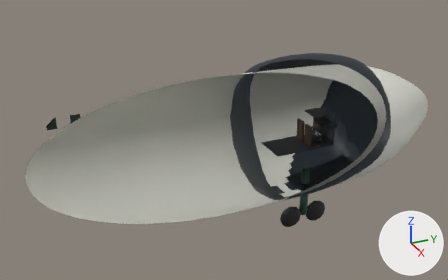
The glTF model public/assets/aeronaves/jaz-120.glb: old version first, new version second.
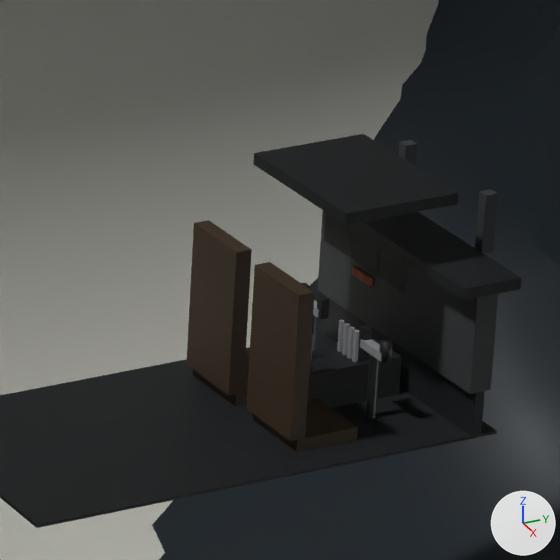
Each version is shown from a 50 mm camera at (22.4, 12.86, 11.44) aimed at (-1.49, 23.61, -0.5), then close up on the part from 61% to 77% of the width and 32% to 57% of the height. The lights are fixed; the arrows at lower right show +X, +Y and +Z. The last two pictures show the newer version. Everything nearer to the camera than a plane just in front of the edit is cut away. Where no turn or scale is listed for an object, it has been applied to the vertices. Vertices at exactly the same position are counted once.

The scene before the commit, as lines of its bpy script (objects in view):
```python
ob_asiento = bpy.data.objects.new('asiento', me_cube_129)
ob_asiento.location = (-0.34, 0.0, 0.0)
ob_asiento_1 = bpy.data.objects.new('asiento-1', me_cube_131)
ob_asiento_1.location = (0.34, 0.0, 0.0)
ob_cuerno_0_34 = bpy.data.objects.new('cuerno-0.34', me_cube_136)
ob_cuerno_0_34.location = (0.0, 0.0, 0.0)
ob_cuerno__0_34 = bpy.data.objects.new('cuerno--0.34', me_cube_133)
ob_cuerno__0_34.location = (0.0, 0.0, 0.0)
ob_cuerno_puno_0_34_1 = bpy.data.objects.new('cuerno-puno-0.34-1', me_cube_138)
ob_cuerno_puno_0_34_1.location = (0.0, 0.0, 0.0)
ob_cuerno_puno__0_34_1 = bpy.data.objects.new('cuerno-puno--0.34-1', me_cube_135)
ob_cuerno_puno__0_34_1.location = (0.0, 0.0, 0.0)
ob_cuerno_puno__0_34__1 = bpy.data.objects.new('cuerno-puno--0.34--1', me_cube_134)
ob_cuerno_puno__0_34__1.location = (0.0, 0.0, 0.0)
ob_pantalla_horizonte = bpy.data.objects.new('pantalla-horizonte', me_pantalla_horizonte)
ob_pantalla_horizonte.location = (-0.638, 27.974, 0.103)
ob_pedestal = bpy.data.objects.new('pedestal', me_cube_098)
ob_pedestal.location = (0.0, 0.0, 0.0)
# also in view: 'panel' at (0.0, 28.05, -0.05); 'pantalla-rumbo' at (-0.34, 27.97, 0.1); 'fuselaje' at (0.0, -0.01, 0.0); 'faldon' at (0.0, 28.05, -0.5); 'palanca-columna-0.34' at (0.34, 27.64, -0.43)
```
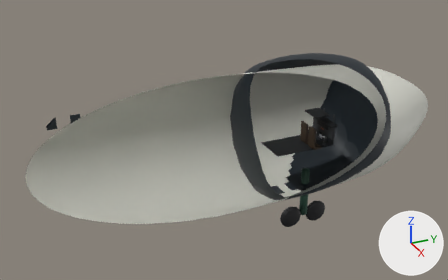
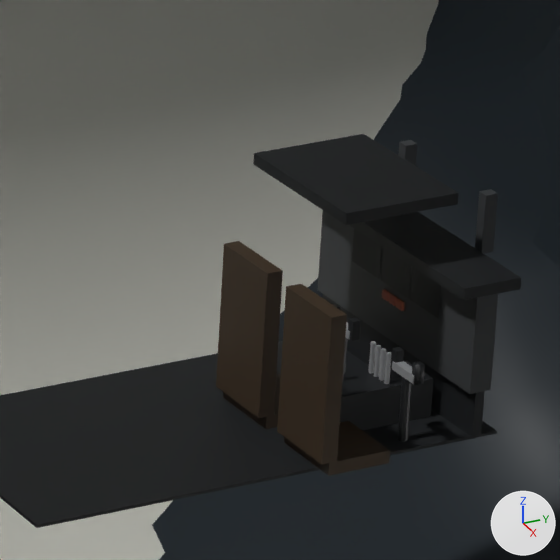
Where the change shows, as pixel boxes (x1, y1, x2, y2) in the close-ups (560 x 560 px):
'asiento-1', moved
    before: (246, 262, 358, 452)
    after: (277, 284, 390, 476)
'asiento', moved
    before: (186, 220, 252, 407)
    after: (216, 241, 283, 429)
'pedestal', moved
    before: (308, 339, 401, 408)
    after: (340, 361, 434, 430)
'pantalla-motores', moved
    before: (378, 246, 406, 293)
    after: (410, 267, 441, 319)
'pantalla-horizonte', moved
    before: (324, 212, 351, 257)
    after: (352, 229, 382, 279)
'palanca-columna--0.34', moved (mostly hidden before)
    before: (312, 315, 316, 351)
    after: (397, 377, 411, 441)
'palanca-de-gas-3', moved
    before: (352, 330, 359, 362)
    after: (384, 352, 391, 384)
'palanca-de-gas-2', moved
    before: (347, 327, 355, 359)
    after: (379, 348, 386, 381)
'cuerno-0.68', added
    after: (392, 361, 414, 384)
'cuerno-0.34', deleted
    before: (360, 339, 382, 361)
'cuerno-puno-0.68-1', added
    after: (412, 361, 425, 385)
'cuerno-puno-0.00-1', added
    after: (348, 317, 361, 341)
'cuerno-puno-0.34-1', deleted
    before: (380, 339, 393, 363)
'cuerno-puno--0.34-1', deleted
    before: (317, 296, 329, 319)
'cuerno-puno-0.68--1', added
    after: (390, 347, 404, 368)
'cuerno--0.34', deleted (mostly hidden)
    before: (313, 300, 319, 318)
'cuerno-puno--0.34--1', deleted (mostly hidden)
    before: (301, 283, 309, 288)

Diff of the bpy script that builds the scene:
```diff
--- a/public/assets/aeronaves/jaz-120.glb.py
+++ b/public/assets/aeronaves/jaz-120.glb.py
@@ me_cube_098 @@
-me_cube_098.from_pydata(...)  # 8 vertices, 12 faces; spans x -0.14..0.14, y 27.3..27.96, z -0.64..-0.4
+me_cube_098.from_pydata(...)  # 8 vertices, 12 faces; spans x 0.2..0.48, y 27.3..27.96, z -0.64..-0.4
+# me_cube_098 part 1: the whole mesh is moved by (0.34, 0.0, 0.0)
 me_cube_098.materials.append(mat_tablero)
@@ ob_asiento @@
 ob_asiento = bpy.data.objects.new('asiento', me_cube_129)
-ob_asiento.location = (-0.34, 0.0, 0.0)
+ob_asiento.location = (0.0, 0.0, 0.0)
@@ ob_asiento_1 @@
 ob_asiento_1 = bpy.data.objects.new('asiento-1', me_cube_131)
-ob_asiento_1.location = (0.34, 0.0, 0.0)
+ob_asiento_1.location = (0.68, 0.0, 0.0)
@@ ob_cuerno__0_34 @@
-ob_cuerno__0_34 = bpy.data.objects.new('cuerno--0.34', me_cube_133)
@@ ob_cuerno_0_34 @@
-ob_cuerno_0_34 = bpy.data.objects.new('cuerno-0.34', me_cube_136)
@@ ob_cuerno_puno__0_34__1 @@
-ob_cuerno_puno__0_34__1 = bpy.data.objects.new('cuerno-puno--0.34--1', me_cube_134)
@@ ob_cuerno_puno__0_34_1 @@
-ob_cuerno_puno__0_34_1 = bpy.data.objects.new('cuerno-puno--0.34-1', me_cube_135)
@@ ob_cuerno_puno_0_34_1 @@
-ob_cuerno_puno_0_34_1 = bpy.data.objects.new('cuerno-puno-0.34-1', me_cube_138)
@@ ob_palanca_columna__0_34 @@
 ob_palanca_columna__0_34.parent = ob_avion
-ob_palanca_columna__0_34.location = (-0.34, -0.43, -27.64)
+ob_palanca_columna__0_34.location = (0.68, -0.43, -27.64)
 ob_palanca_columna__0_34.rotation_euler = (1.571, 0.0, 0.0)  # degrees (90, 0, 0)
@@ ob_palanca_de_gas_2 @@
 ob_palanca_de_gas_2 = bpy.data.objects.new('palanca-de-gas-2', me_cylinder_002)
-ob_palanca_de_gas_2.location = (0.027, 27.68, -0.31)
+ob_palanca_de_gas_2.location = (0.368, 27.68, -0.31)
@@ ob_palanca_de_gas_3 @@
 ob_palanca_de_gas_3 = bpy.data.objects.new('palanca-de-gas-3', me_cylinder_003)
-ob_palanca_de_gas_3.location = (0.083, 27.68, -0.31)
+ob_palanca_de_gas_3.location = (0.423, 27.68, -0.31)
@@ ob_pantalla_horizonte @@
 ob_pantalla_horizonte = bpy.data.objects.new('pantalla-horizonte', me_pantalla_horizonte)
-ob_pantalla_horizonte.location = (-0.638, 27.974, 0.103)
+ob_pantalla_horizonte.location = (-0.314, 27.974, 0.096)
@@ ob_pantalla_motores @@
 ob_pantalla_motores = bpy.data.objects.new('pantalla-motores', me_pantalla_motores)
-ob_pantalla_motores.location = (-0.042, 27.974, 0.103)
+ob_pantalla_motores.location = (0.314, 27.974, 0.096)
@@ ob_cuerno_puno_0_68_1 @@
+ob_cuerno_puno_0_68_1 = bpy.data.objects.new('cuerno-puno-0.68-1', me_cube_138_1)  # a box spanning x 0.765..0.815, y 27.615..27.665, z -0.24..-0.12; in mat_tablero (black #212426)
+ob_cuerno_puno_0_68_1.location = (0.0, 0.0, 0.0)
@@ ob_cuerno_puno_0_68__1 @@
+ob_cuerno_puno_0_68__1 = bpy.data.objects.new('cuerno-puno-0.68--1', me_cube_137_1)  # a box spanning x 0.545..0.595, y 27.615..27.665, z -0.24..-0.12; in mat_tablero (black #212426)
+ob_cuerno_puno_0_68__1.location = (0.0, 0.0, 0.0)
@@ ob_cuerno_puno_0_00_1 @@
+ob_cuerno_puno_0_00_1 = bpy.data.objects.new('cuerno-puno-0.00-1', me_cube_135_1)  # a box spanning x 0.085..0.135, y 27.615..27.665, z -0.24..-0.12; in mat_tablero (black #212426)
+ob_cuerno_puno_0_00_1.location = (0.0, 0.0, 0.0)
@@ ob_cuerno_0_68 @@
+ob_cuerno_0_68 = bpy.data.objects.new('cuerno-0.68', me_cube_136_1)  # a box spanning x 0.57..0.79, y 27.61..27.67, z -0.24..-0.19; in mat_metal (grey #9ea1a3)
+ob_cuerno_0_68.location = (0.0, 0.0, 0.0)
@@ ob_cuerno_0_00 @@
+ob_cuerno_0_00 = bpy.data.objects.new('cuerno-0.00', me_cube_133_1)  # a box spanning x -0.11..0.11, y 27.61..27.67, z -0.24..-0.19; in mat_metal (grey #9ea1a3)
+ob_cuerno_0_00.location = (0.0, 0.0, 0.0)
```
